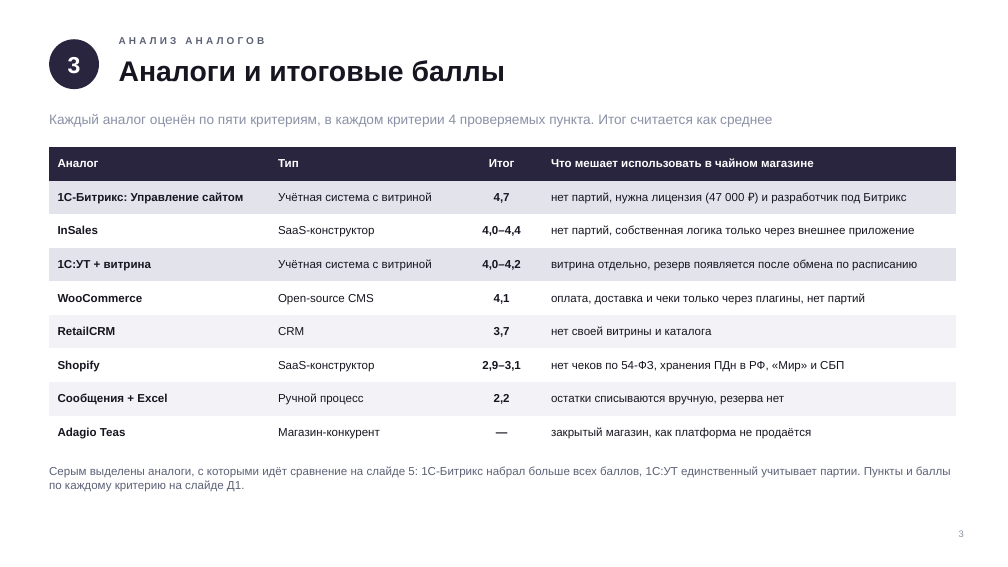
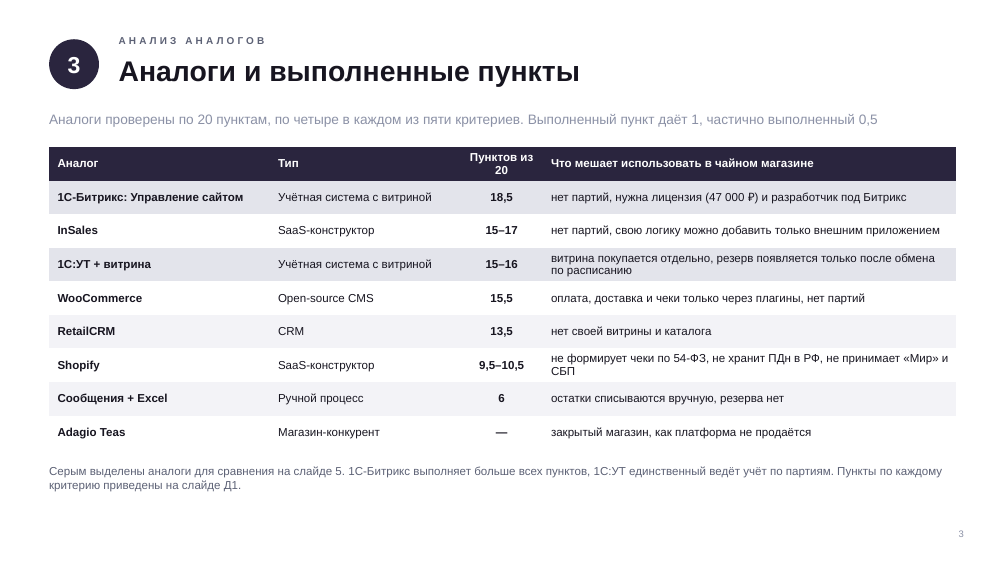
Before and after one commit to vfirsov/vfirsov-vr22-vkr, a slide deck: slide 4 of docs/Сравнение с аналогами — презентация.pptx. Drawn at 1008x567 pixels with LibreOffice and Linux fonts; fonts in the diff are those of the drawing; background and template pictures are left out. Boxes give left, top, right and bottom in pixels: in the first picture for what was removed or moved away, otherwise in the second. Text is boxed around its words. In the diff, an @@ line names an element or a change of style, - is before the commit and + after.

```diff
--- a/docs/Сравнение с аналогами — презентация.pptx
+++ b/docs/Сравнение с аналогами — презентация.pptx
@@ title at [119,61,580,87]: text changed @@
-Аналоги и итоговые баллы
+Аналоги и выполненные пункты
@@ text at [49,114,878,127]: text changed @@
-Каждый аналог оценён по пяти критериям, в каждом критерии 4 проверяемых пункта. Итог считается как среднее
+Аналоги проверены по 20 пунктам, по четыре в каждом из пяти критериев. Выполненный пункт даёт 1, частично выполненный 0,5
@@ table at [49,147,957,443] @@
-row 1, column 3: Итог
+row 1, column 3: Пунктов из 20
-row 2, column 3: 4,7
+row 2, column 3: 18,5
-row 3, column 3: 4,0–4,4
+row 3, column 3: 15–17
-row 3, column 4: нет партий, собственная логика только через внешнее приложение
+row 3, column 4: нет партий, свою логику можно добавить только внешним приложением
-row 4, column 3: 4,0–4,2
+row 4, column 3: 15–16
-row 4, column 4: витрина отдельно, резерв появляется после обмена по расписанию
+row 4, column 4: витрина покупается отдельно, резерв появляется только после обмена по расписанию
-row 5, column 3: 4,1
+row 5, column 3: 15,5
-row 6, column 3: 3,7
+row 6, column 3: 13,5
-row 7, column 3: 2,9–3,1
+row 7, column 3: 9,5–10,5
-row 7, column 4: нет чеков по 54-ФЗ, хранения ПДн в РФ, «Мир» и СБП
+row 7, column 4: не формирует чеки по 54-ФЗ, не хранит ПДн в РФ, не принимает «Мир» и СБП
-row 8, column 3: 2,2
+row 8, column 3: 6
@@ text at [49,466,943,492]: text changed @@
-Серым выделены аналоги, с которыми идёт сравнение на слайде 5: 1С-Битрикс набрал больше всех баллов, 1С:УТ единственный учитывает партии. Пункты и баллы по каждому критерию на слайде Д1.
+Серым выделены аналоги для сравнения на слайде 5. 1С-Битрикс выполняет больше всех пунктов, 1С:УТ единственный ведёт учёт по партиям. Пункты по каждому критерию приведены на слайде Д1.
```
Also in this commit, not shown: 8 other slides changed, 3 slides removed, 3 other files.
